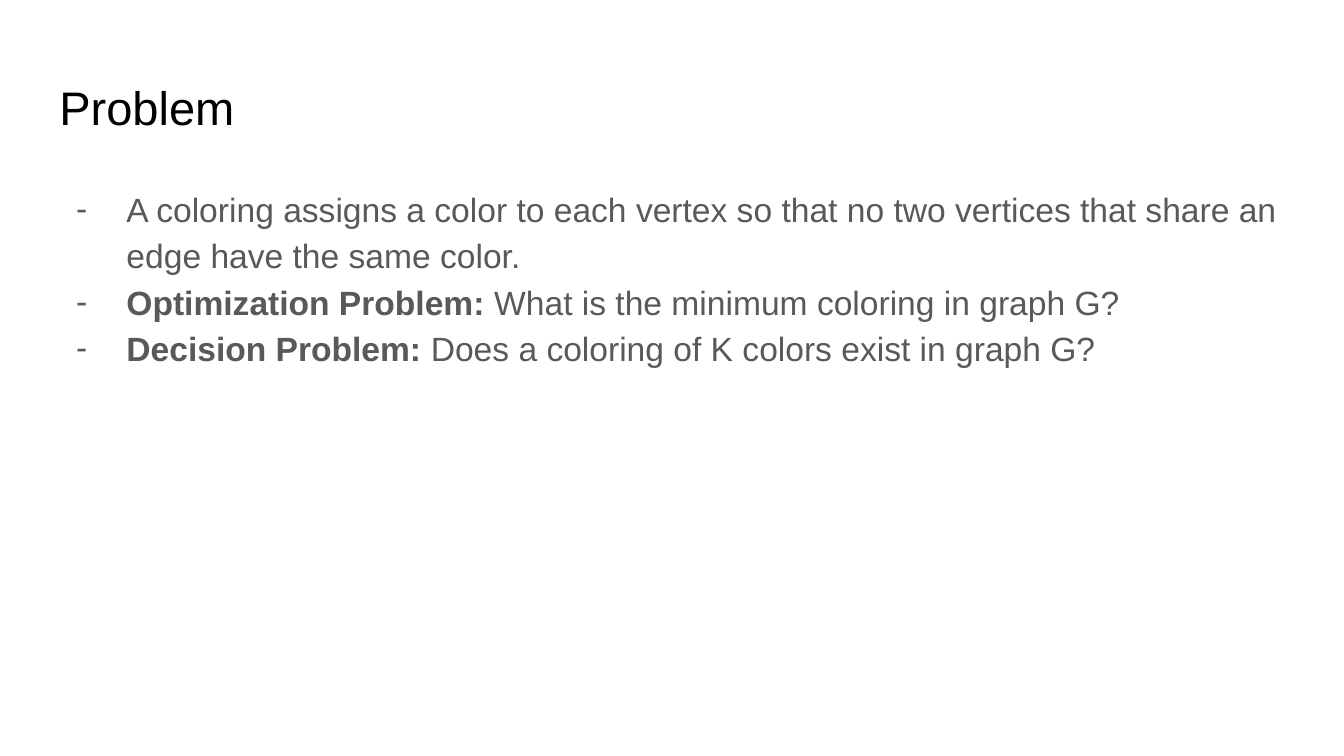
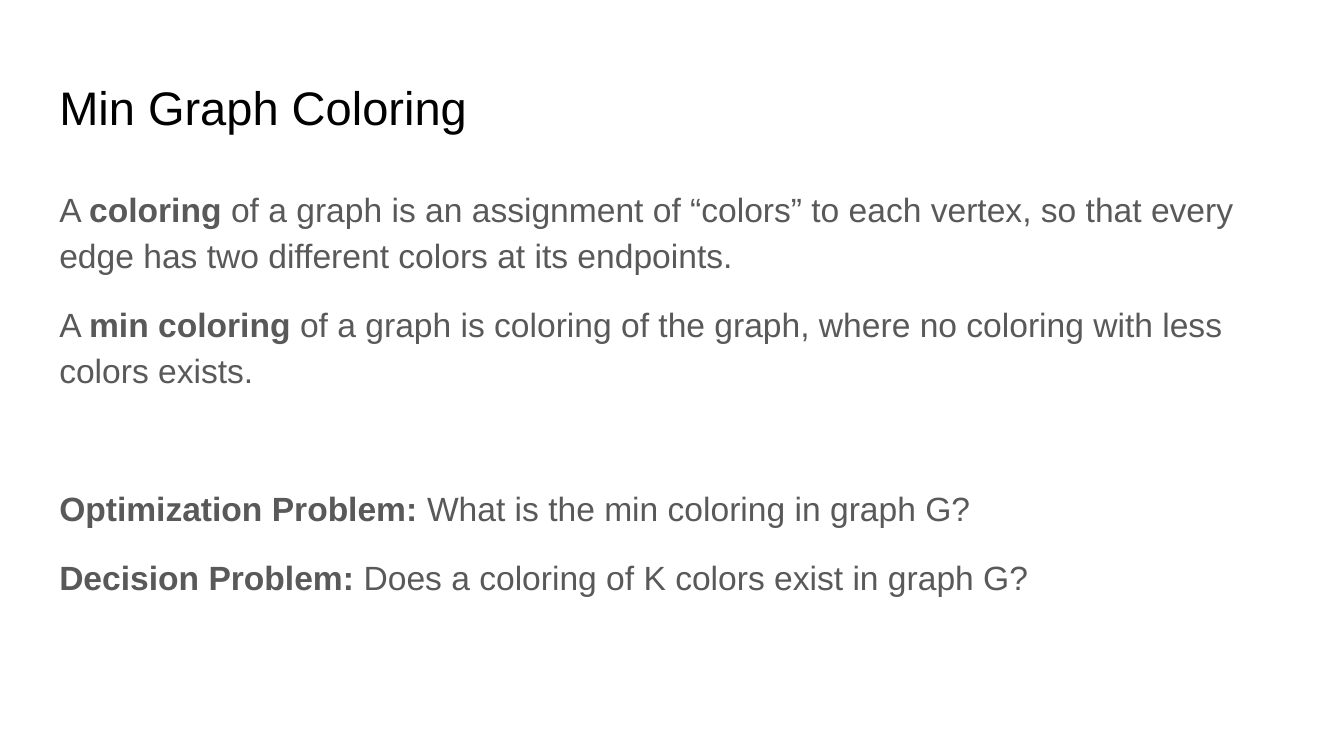
Before and after one commit to wallercullen/NP-complete-project, a slide deck: slide 2 of presentations/problem_presentation.pptx. Drawn at 1344x756 pixels with LibreOffice and Linux fonts; fonts in the diff are those of the drawing. Boxes give left, top, right and bottom in pixels: in the first picture for what was removed or moved away, otherwise in the second. Text is boxed around its words. In the diff, an @@ line names an element or a change of style, - is before the commit and + after.

Commit message:
update proble_presentation

```diff
--- a/presentations/problem_presentation.pptx
+++ b/presentations/problem_presentation.pptx
@@ title at (59,91,467,134): text changed @@
-Problem
+Min Graph Coloring
@@ text at (59,197,1233,527): text changed @@
-– A coloring assigns a color to each vertex so that no two vertices that share an edge have the same color.
-– Optimization Problem: What is the minimum coloring in graph G?
+A coloring of a graph is an assignment of “colors” to each vertex, so that every edge has two different colors at its endpoints.
+A min coloring of a graph is coloring of the graph, where no coloring with less colors exists.
+Optimization Problem: What is the min coloring in graph G?
@@ text at (59,565,1028,596): bullet - to none; more space between paragraphs @@
```
Also in this commit, not shown: 1 other slide changed, 10 slides added, 2 slides removed.
